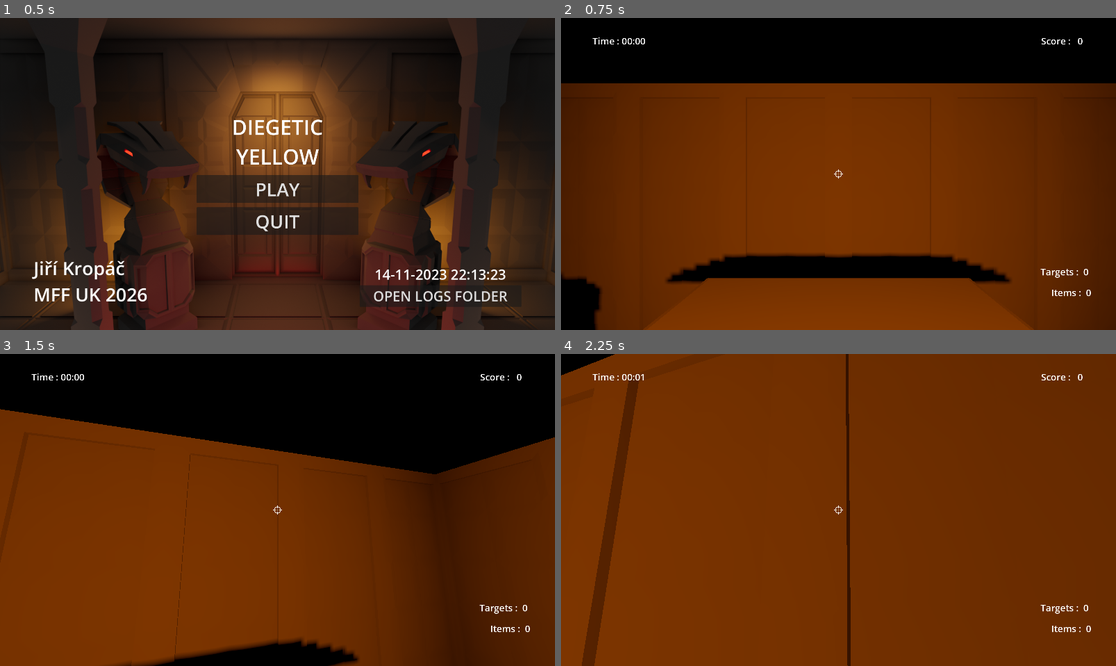
Above: before the commit, frames 1-4 (two rows, left to right).
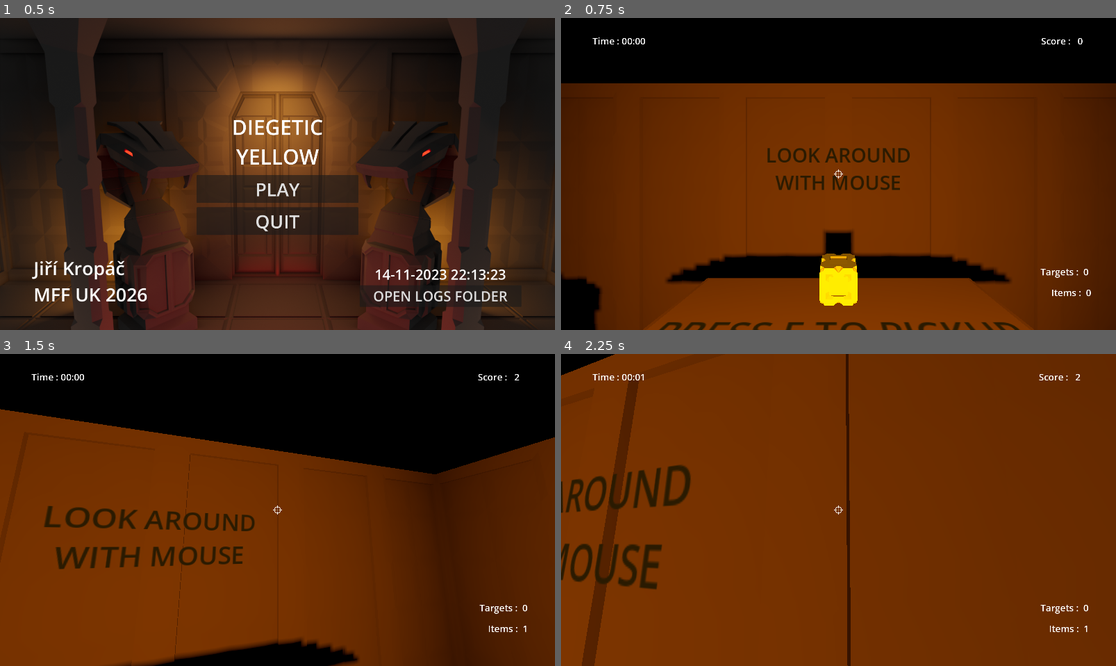
Above: after the commit, the same moments.

Repository: Vojguard/Diegetic-Yellow
Game: Godot game, scene res://UI/main_menu.tscn
Two runs of this game, one before a commit and one after it. Both use one fixed random seed, a clock stepped at 60 frames per second and the inputs below.
Inputs (mouse positions are in pixels of both pictures, inside the frame that each line leads up to):
- Up to frame 1 (0.5 s): no input
- Up to frame 2 (0.75 s): click "PLAY" at 0.5 s
- Up to frame 3 (1.5 s): tap Enter at 1.25 s; move the mouse to (305, 510) at 1.27 s; hold W (forward) from 1.28 s (still down); click (305, 510) at 1.35 s
- Up to frame 4 (2.25 s): keep holding W (forward); tap Space (jump) at 1.52 s; move the mouse to (810, 510) at 2.02 s; right-click (810, 510) at 2.1 s

Frame 1 is identical in both runs. In frame 2, 3.1% of the frame differs, in the area x 17-83%, y 41-100%; in frame 3, 2.0%; in frame 4, 2.4%.

Commit message:
added 3d labels

Diff:
--- a/Levels/One/level_one.tscn
+++ b/Levels/One/level_one.tscn
@@ -1572,7 +1572,7 @@
 [node name="Collectible" type="Node3D" parent="." unique_id=235030013]
 
 [node name="Collectible" parent="Collectible" unique_id=1930530466 instance=ExtResource("8_48c07")]
-transform = Transform3D(1, 0, 0, 0, 1, 0, 0, 0, 1, 2, 1.05, -2)
+transform = Transform3D(1, 0, 0, 0, 1, 0, 0, 0, 1, 0, 1.05, 1.18)
 
 [node name="Collectible16" parent="Collectible" unique_id=1577505069 instance=ExtResource("8_48c07")]
 transform = Transform3D(0.64278764, 0, 0.76604444, 0, 1, 0, -0.76604444, 0, 0.64278764, -0.4, 0.9, -33.3)
@@ -1633,4 +1633,36 @@
 [node name="Player" parent="." unique_id=2068185920 instance=ExtResource("2_fxbc5")]
 transform = Transform3D(-1, 0, -8.742278e-08, 0, 1, 0, 8.742278e-08, 0, -1, 0, 1, 0)
 
+[node name="Labels" type="Node3D" parent="." unique_id=578357515]
+
+[node name="Label3D" type="Label3D" parent="Labels" unique_id=1449251854]
+transform = Transform3D(-1, 0, -8.742278e-08, -8.742278e-08, -4.371139e-08, 1, -3.821371e-15, 1, 4.371139e-08, 0, 0.95, 0.9)
+layers = 8
+modulate = Color(0.16862746, 0.11372549, 0.03137255, 1)
+text = "Press E to pickup"
+font_size = 36
+outline_size = 0
+uppercase = true
+
+[node name="Label3D2" type="Label3D" parent="Labels" unique_id=1654792167]
+transform = Transform3D(-1, 0, -8.742278e-08, 0, 1, 0, 8.742278e-08, 0, -1, 0, 1.7, 1.85)
+layers = 8
+double_sided = false
+modulate = Color(0.16862746, 0.11372549, 0.03137255, 1)
+text = "look around
+with mouse"
+font_size = 36
+outline_size = 0
+uppercase = true
+
+[node name="Label3D3" type="Label3D" parent="Labels" unique_id=1311613242]
+transform = Transform3D(1, 0, 0, 0, 1, 0, 0, 0, 1, 0, 2.15, -3.87)
+layers = 8
+double_sided = false
+modulate = Color(0.16862746, 0.11372549, 0.03137255, 1)
+text = "LMB to shoot"
+font_size = 36
+outline_size = 0
+uppercase = true
+
 [connection signal="body_entered" from="Exit/Area3D" to="GameManager" method="_on_exit_body_entered"]
--- a/Objects/Environment/exit_sign.tscn
+++ b/Objects/Environment/exit_sign.tscn
@@ -9,5 +9,12 @@
 material = SubResource("StandardMaterial3D_jgfm8")
 size = Vector3(0.5, 0.2, 0.1)
 
-[node name="ExitSign" type="MeshInstance3D"]
+[node name="ExitSign" type="MeshInstance3D" unique_id=2146230322]
 mesh = SubResource("BoxMesh_jgfm8")
+
+[node name="Label3D" type="Label3D" parent="." unique_id=1913584976]
+transform = Transform3D(1, 0, 0, 0, 1, 0, 0, 0, 1, 0, 0, 0.050141454)
+modulate = Color(1, 1, 0.99607843, 1)
+text = "exit"
+outline_size = 0
+uppercase = true
Not shown: 1 places in Objects/Environment/exit_sign.tscn that only renumber resources
